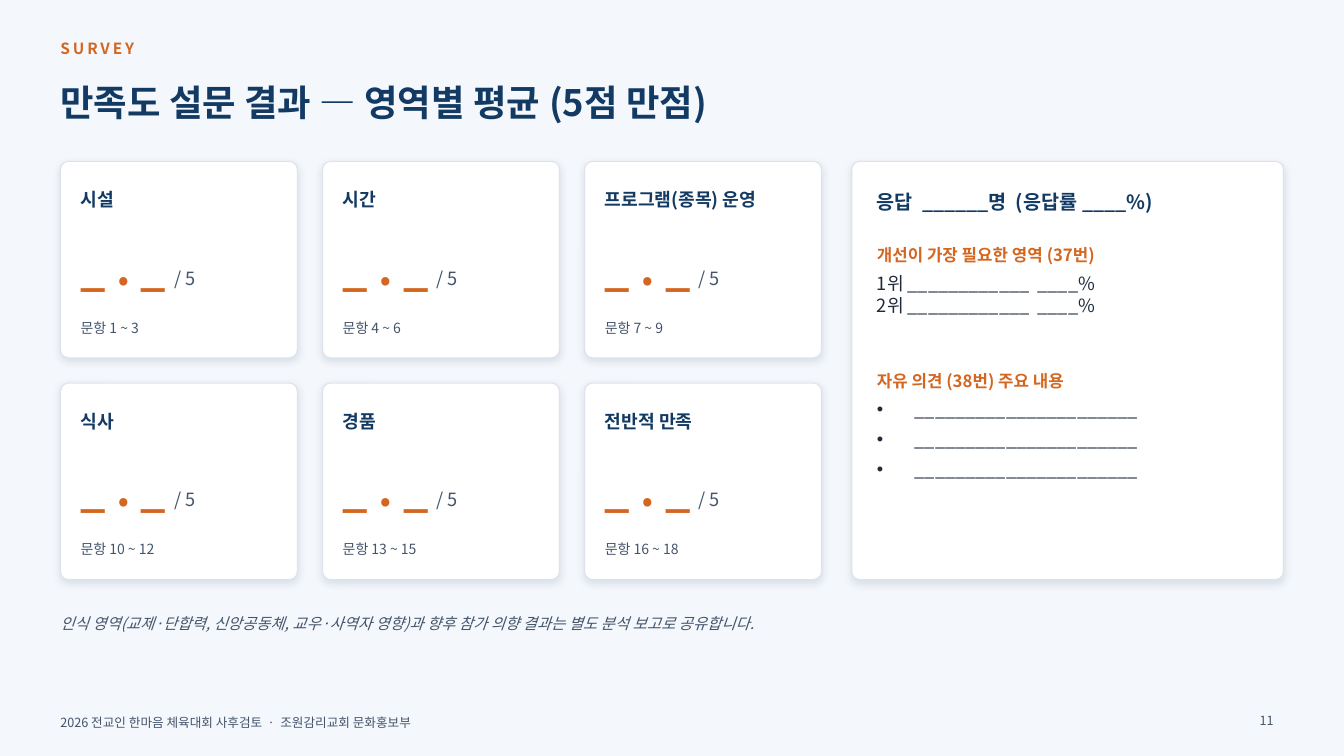
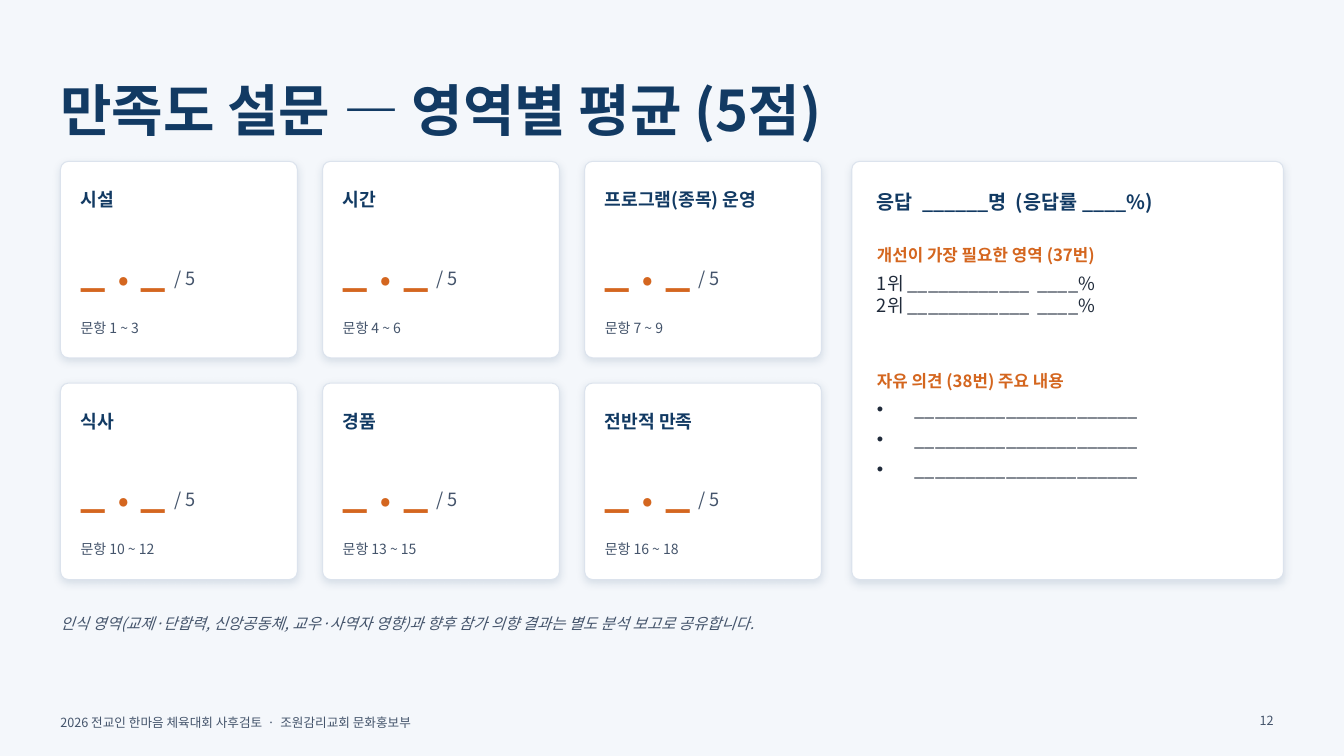
Before and after one commit to sungo-bae/miniature-octo-spoon, a slide deck: slide 12 of 2026_한마음체육대회_사후검토_1017.pptx (slide 11 before the commit). Drawn at 1344x756 pixels with LibreOffice and Linux fonts; fonts in the diff are those of the drawing; background and template pictures are left out. Boxes give left, top, right and bottom in pixels: in the first picture for what was removed or moved away, otherwise in the second. Text is boxed around its words. In the diff, an @@ line names an element or a change of style, - is before the commit and + after.

```diff
--- a/2026_한마음체육대회_사후검토_1017.pptx
+++ b/2026_한마음체육대회_사후검토_1017.pptx
@@ text removed at <box>60,42,134,54</box> @@
-SURVEY
@@ title at <box>60,84,822,142</box>: text changed; size 26 to 40 pt @@
-만족도 설문 결과 — 영역별 평균 (5점 만점)
+만족도 설문 — 영역별 평균 (5점)
@@ page number at <box>1260,715,1274,725</box>: text changed @@
-11
+12
```
Also in this commit, not shown: 13 other slides changed, 1 slide added.
